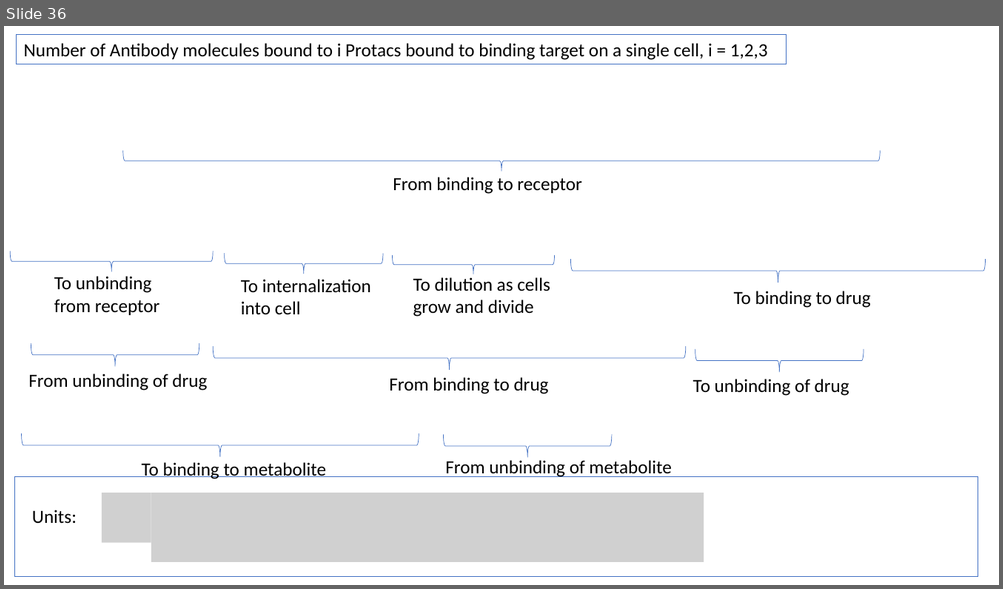
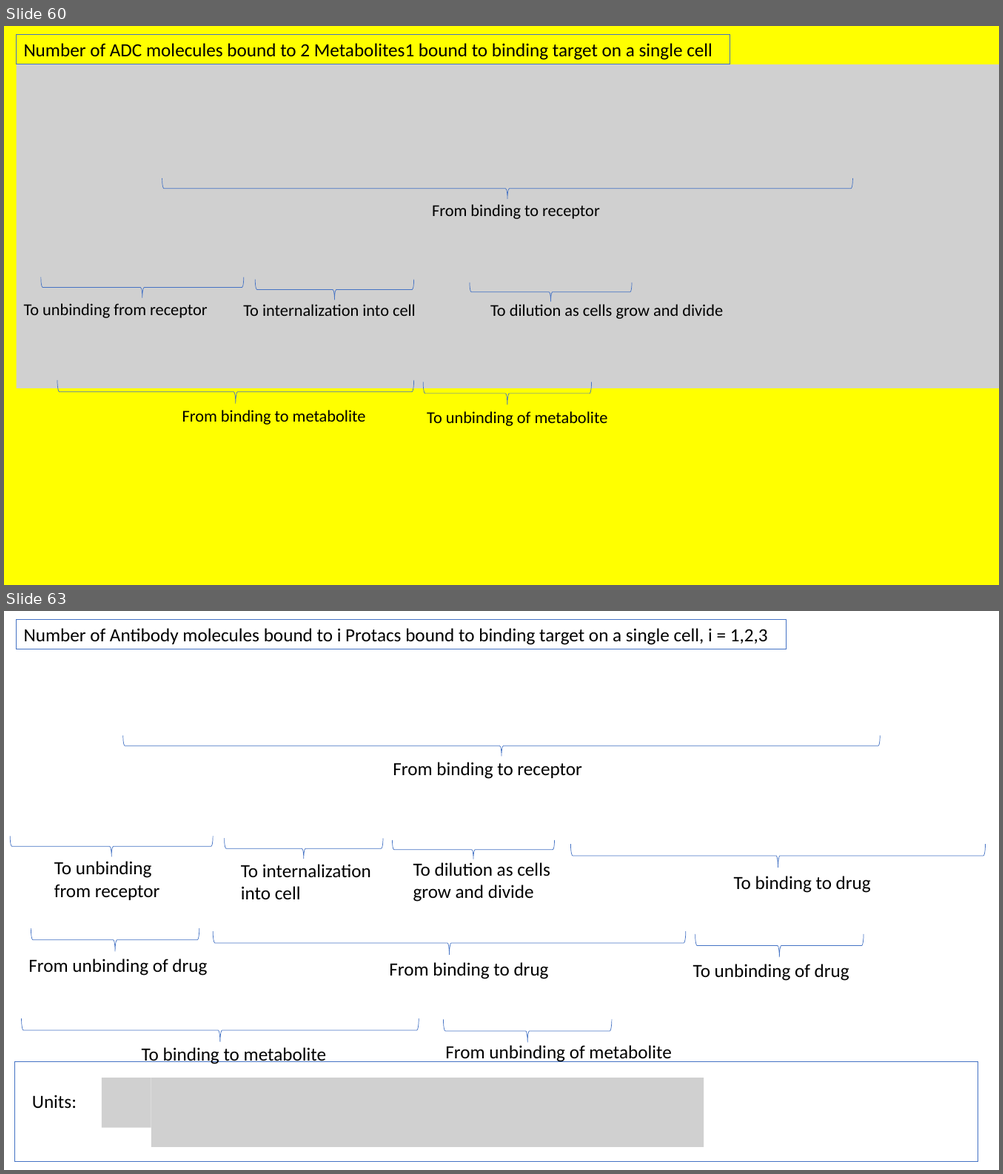
Before and after one commit to judith-stein/hc-protac-shuttle-rshiny-in-vivo, a slide deck: www/logistic_pk_pd_equations_explained.pptx. Shown one above the other, each under a label of ours: slide 36 before the commit, slides 60 and 63 after it; the slides between them are not shown. The pictures are 1003x589 and 1003x1174 pixels, drawn with LibreOffice and Linux fonts; fonts in the diff are those of the drawing; grey boxes stand for pictures; background and template pictures are left out. Boxes give left, top, right and bottom in pixels: in the first picture for what was removed or moved away, otherwise in the second. Text is boxed around its words. In the diff, an @@ line names an element or a change of style, - is before the commit and + after.

```diff
--- a/www/logistic_pk_pd_equations_explained.pptx
+++ b/www/logistic_pk_pd_equations_explained.pptx
@@ slide 60 added at box(4, 26, 999, 585), background #FFFF00 @@
@@ rectangle added at box(17, 34, 730, 64), outline #4472C4 0.75 pt, 18 pt, text #000000 @@
+Number of ADC molecules bound to 2 Metabolites1 bound to binding target on a single cell
@@ picture added at box(17, 64, 999, 389) @@
@@ right brace added at box(162, 178, 853, 199), outline #4472C4 0.5 pt @@
@@ text added at box(432, 204, 600, 219), 16 pt, text #000000 @@
+From binding to receptor
@@ right brace added at box(40, 278, 244, 298), outline #4472C4 0.5 pt @@
@@ right brace added at box(255, 279, 414, 301), outline #4472C4 0.5 pt @@
@@ right brace added at box(470, 282, 632, 302), outline #4472C4 0.5 pt @@
@@ text added at box(24, 304, 208, 318), 16 pt, text #000000 @@
+To unbinding from receptor
@@ text added at box(243, 304, 415, 316), 16 pt, text #000000 @@
+To internalization into cell
@@ text added at box(490, 304, 723, 319), 16 pt, text #000000 @@
+To dilution as cells grow and divide
@@ right brace added at box(57, 380, 414, 404), outline #4472C4 0.5 pt @@
@@ right brace added at box(423, 382, 592, 406), outline #4472C4 0.5 pt @@
@@ text added at box(182, 410, 366, 425), 16 pt, text #000000 @@
+From binding to metabolite
@@ text added at box(427, 412, 608, 426), 16 pt, text #000000 @@
+To unbinding of metabolite
@@ what was slide 36 is now slide 63 @@
```
Also in this commit, not shown: 21 slides changed, 34 other slides added, 7 other files.
